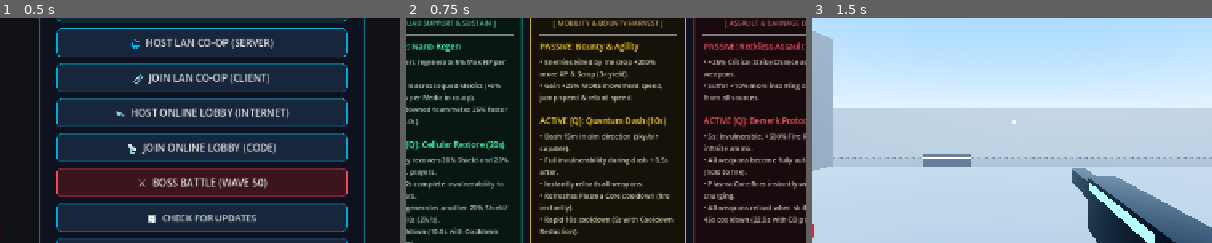
Above: before the commit, frames 1-3 (left to right).
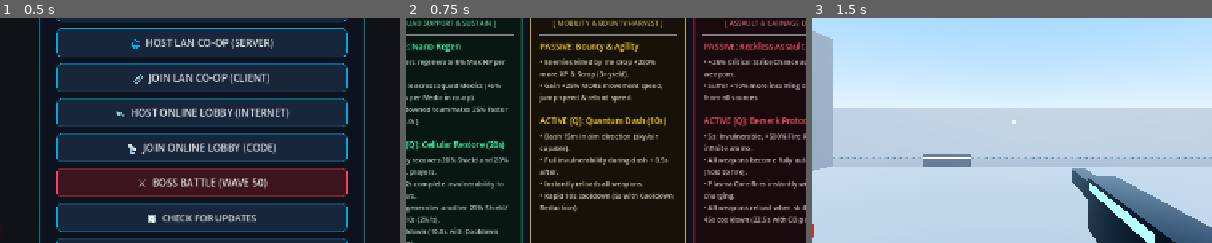
Above: after the commit, the same moments.

Repository: YuriSekaii/CyberHorde-FPS-Roguelike
Game: Godot game, scene res://scenes/main.tscn
The game is run twice, just before and just after one commit, with the same random seed, the same clock (stepped at 60 frames per second) and the same inputs.
Inputs:
- Up to frame 1 (0.5 s): no input
- Up to frame 2 (0.75 s): click "🎮 SINGLE PLAYER (SOLO)" at 0.5 s
- Up to frame 3 (1.5 s): click "DEPLOY MEDIC (1)" at 1.25 s
The pictures show only the part of the screen within x 25-75%, y 27-77%; the shares and areas given below are measured in that part.

Frame 1 is identical in both runs. In frame 2, 1.5% of the frame differs, in the area x 33-67%, y 77-97%; in frame 3, nothing differs.

Commit message:
balance: remove Plasma Core cooldown refresh from Rogue Quantum Dash
Co-Authored-By: Claude Opus 5.5 <noreply@anthropic.com>

Diff:
--- a/scenes/ui/lobby_menu.tscn
+++ b/scenes/ui/lobby_menu.tscn
@@ -811,7 +811,6 @@
 text = "• Dash 15m in aim direction (sky/air capable).
 • Full invulnerability during dash + 0.5s after.
 • Instantly reloads all weapons.
-• Refreshes Plasma Core cooldown (fire instantly).
 • Rapid 10s cooldown (5s with Cooldown Reduction)."
 autowrap_mode = 2
 
--- a/scripts/player/player.gd
+++ b/scripts/player/player.gd
@@ -1200,9 +1200,6 @@
 		_cancel_charge()
 	for w in weapons:
 		w.current_ammo = w.max_ammo
-	# Refresh Slot 3 (Plasma Core) fire cooldown: can shoot immediately after dashing
-	if weapons.size() > 2:
-		weapons[2].cooldown = 0.0
 	for d in active_drones:
 		if is_instance_valid(d):
 			if d.assigned_weapon_idx >= 0 and d.assigned_weapon_idx < weapons.size():
Not shown, changed: README.md
